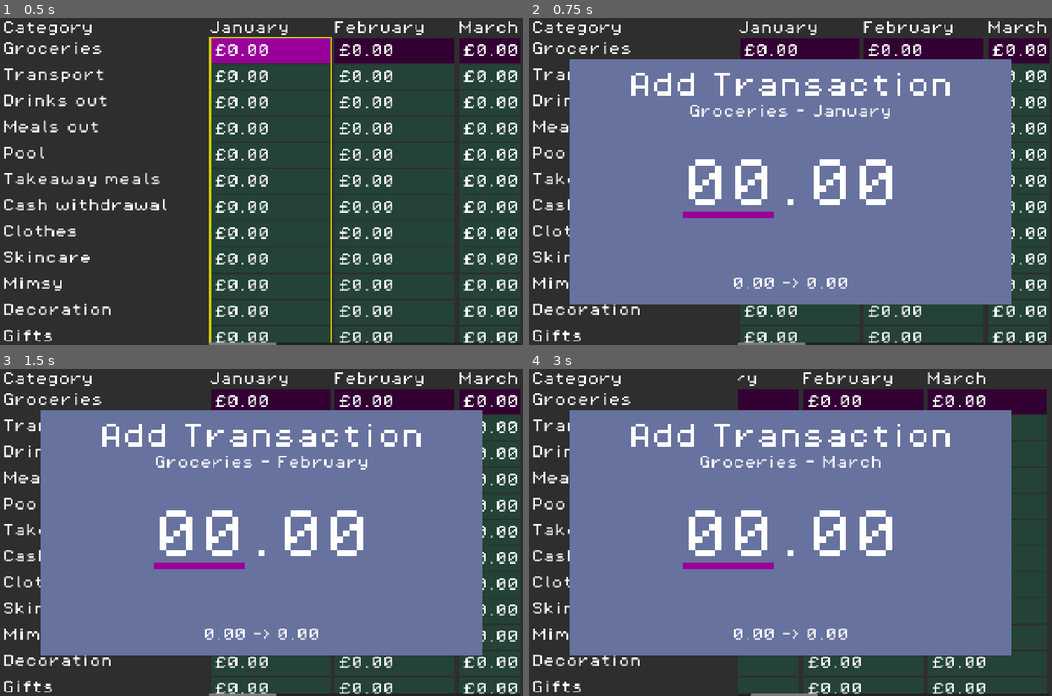
Above: before the commit, frames 1-4 (two rows, left to right).
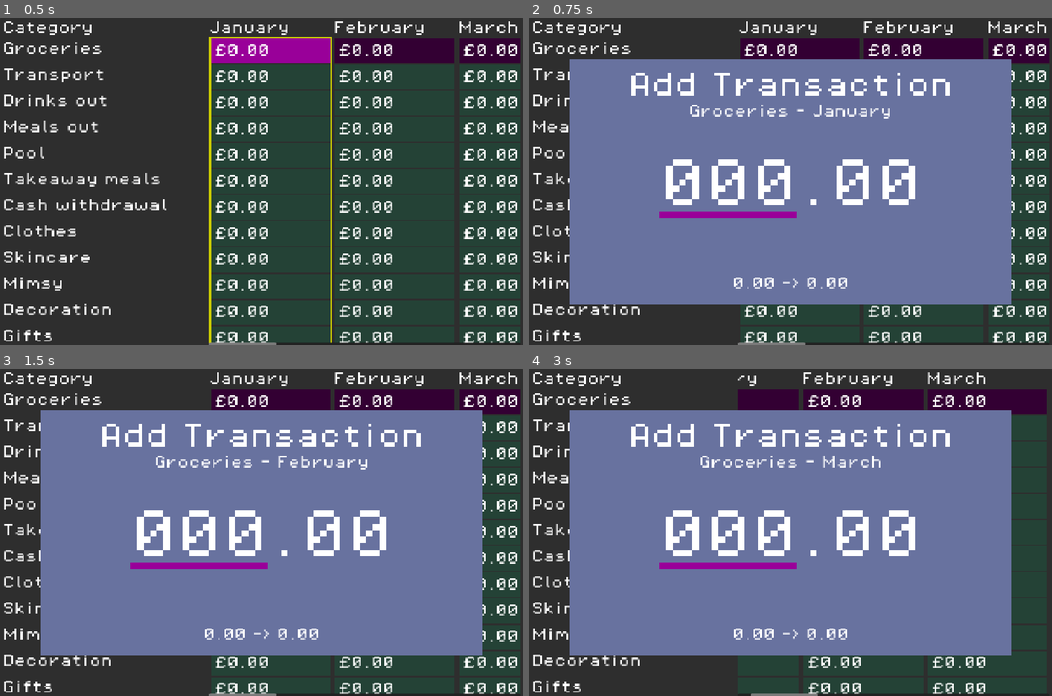
Above: after the commit, the same moments.

Repository: phrasmotica/budget-visualiser
Game: Godot game, scene res://scenes/ui/spreadsheet_ui/spreadsheet_ui.tscn
Same seed, same stepped clock (60 frames per second), same inputs: the game is played once before the commit and once after it.
Inputs (mouse positions are in pixels of both pictures, inside the frame that each line leads up to):
- Up to frame 1 (0.5 s): no input
- Up to frame 2 (0.75 s): tap Enter (ui_accept) at 0.5 s; move the mouse to (905, 165) at 0.52 s; hold Right (ui_right) from 0.53 s (still down); tap Shift (bulk_modifier) at 0.6 s; click (905, 165) at 0.67 s
- Up to frame 3 (1.5 s): tap Enter (ui_accept) at 0.77, 1.25 s; release Right (ui_right) at 1.25 s; drag from (156, 548) to (235, 597) at 1.27 s
- Up to frame 4 (3 s): tap Enter (ui_accept) at 2, 2.75 s; move the mouse to (842, 460) at 2.02 s; hold Right (ui_right) 2.03-2.75 s; tap Z at 2.1 s; drag from (764, 597) to (633, 483) at 2.77 s

Frame 1 is identical in both runs. In frame 2, 3.2% of the frame differs, in the area x 24-74%, y 43-62%; in frame 3, 3.2%; in frame 4, 3.2%.

Commit message:
Pad label text with the correct amount of zeroes in AmountEdit

Diff:
--- a/scenes/ui/amount_edit/amount_edit.gd
+++ b/scenes/ui/amount_edit/amount_edit.gd
@@ -1,3 +1,4 @@
+@tool
 class_name AmountEdit
 extends PanelContainer
 
@@ -6,7 +7,11 @@
 enum State { IDLE, HIGHLIGHTED }
 
 @export_range(10, 999)
-var amount_maximum := 99
+var amount_maximum := 99:
+	set(value):
+		amount_maximum = value
+
+		_refresh()
 
 @onready
 var appearance: AmountEditAppearance = %Appearance
@@ -19,7 +24,10 @@
 signal amount_changed(amount: int)
 
 func _ready() -> void:
-	_amount_tracker = AmountTracker.new(AMOUNT_MINIMUM, amount_maximum)
+	_refresh()
+
+	if Engine.is_editor_hint():
+		return
 
 	switch_state(AmountEdit.State.IDLE)
 
@@ -39,6 +47,13 @@
 	_current_state.name = "AmountEditStateMachine: %s" % str(state)
 
 	call_deferred("add_child", _current_state)
+
+func _refresh() -> void:
+	_amount_tracker = AmountTracker.new(AMOUNT_MINIMUM, amount_maximum)
+
+	if appearance:
+		var pad_count := len(str(amount_maximum))
+		appearance.set_amount(0, pad_count)
 
 func emit_amount_changed(amount: float) -> void:
 	amount_changed.emit(amount)
--- a/scenes/ui/amount_edit/amount_edit_appearance.gd
+++ b/scenes/ui/amount_edit/amount_edit_appearance.gd
@@ -1,11 +1,10 @@
+@tool
 class_name AmountEditAppearance
 extends Node
 
 @export
 var amount_label: Label
 
-func set_amount(amount: int) -> void:
+func set_amount(amount: int, pad_count: int) -> void:
 	if amount_label:
-		# TODO: pad with zeroes to the number of digits in the AmountEdit's
-		# maximum amount
-		amount_label.text = str(amount).pad_zeros(2)
+		amount_label.text = str(amount).pad_zeros(pad_count)
--- a/scenes/ui/amount_edit/amount_tracker.gd
+++ b/scenes/ui/amount_edit/amount_tracker.gd
@@ -12,6 +12,9 @@
 func current() -> int:
 	return _current
 
+func get_maximum() -> int:
+	return _maximum
+
 func set_current(amount: int) -> int:
 	_current = clampi(amount, _minimum, _maximum)
 	return _current
--- a/scenes/ui/amount_edit/states/amount_edit_state.gd
+++ b/scenes/ui/amount_edit/states/amount_edit_state.gd
@@ -39,4 +39,6 @@
 
 func set_amount(amount: int) -> void:
 	var new_amount := _amount_tracker.set_current(amount)
-	_appearance.set_amount(new_amount)
+	var pad_count := len(str(_amount_tracker.get_maximum()))
+
+	_appearance.set_amount(new_amount, pad_count)
--- a/scenes/ui/amount_edit/states/amount_edit_state_highlighted.gd
+++ b/scenes/ui/amount_edit/states/amount_edit_state_highlighted.gd
@@ -27,15 +27,17 @@
 
 func _on_move_up() -> void:
 	var new_amount := _amount_tracker.add(_get_change_amount())
+	var pad_count := len(str(_amount_tracker.get_maximum()))
 
-	_appearance.set_amount(new_amount)
+	_appearance.set_amount(new_amount, pad_count)
 
 	_emit_amount_changed(new_amount)
 
 func _on_move_down() -> void:
 	var new_amount := _amount_tracker.subtract(_get_change_amount())
+	var pad_count := len(str(_amount_tracker.get_maximum()))
 
-	_appearance.set_amount(new_amount)
+	_appearance.set_amount(new_amount, pad_count)
 
 	_emit_amount_changed(new_amount)
 
